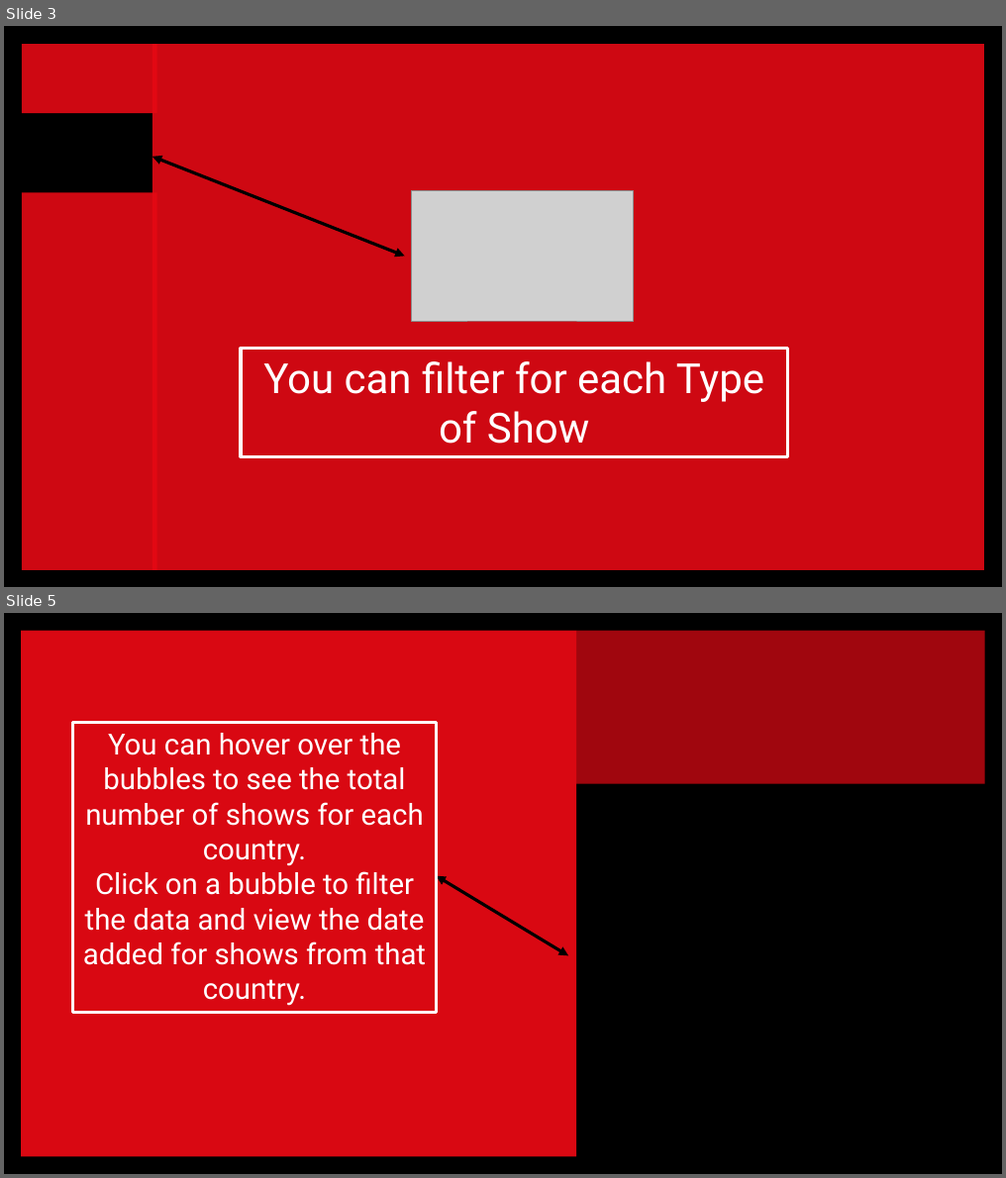
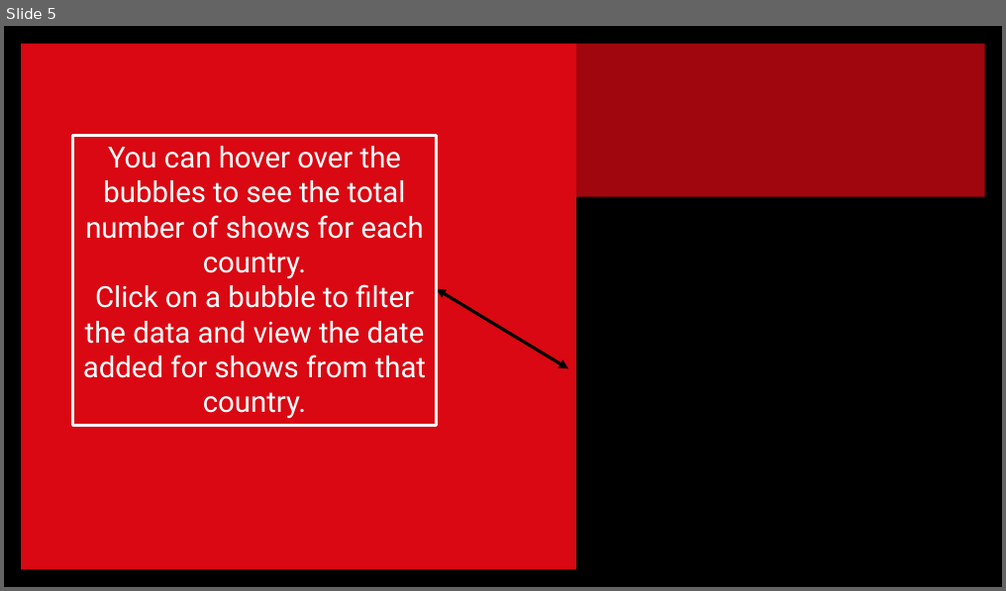
Before and after one commit to adampratama21/data-analytics-projects, a slide deck: netflix-shows/docs/Netflix_Dashboard_Guide.pptx. Shown one above the other, each under a label of ours: slides 3 and 5 before the commit, slide 5 after it; the slides between them are not shown. The pictures are 1006x1178 and 1006x591 pixels, drawn with LibreOffice and Linux fonts; fonts in the diff are those of the drawing; grey boxes stand for pictures; background and template pictures are left out. Boxes give left, top, right and bottom in pixels: in the first picture for what was removed or moved away, otherwise in the second. Text is boxed around its words. In the diff, an @@ line names an element or a change of style, - is before the commit and + after.

Commit message:
fix: dashboard pdf export, ppt file, dashboard overview image error

```diff
--- a/netflix-shows/docs/Netflix_Dashboard_Guide.pptx
+++ b/netflix-shows/docs/Netflix_Dashboard_Guide.pptx
@@ slide 3 removed at bbox=[4, 26, 1002, 587], background picture (left out) @@
@@ rectangle removed at bbox=[22, 44, 157, 113] @@
@@ rectangle removed at bbox=[152, 44, 984, 571] @@
@@ double arrow removed from (152, 157) to (405, 256) @@
@@ rectangle removed at bbox=[22, 193, 157, 570] @@
@@ picture removed at bbox=[411, 190, 633, 321] @@
@@ rectangle removed at bbox=[241, 349, 788, 458] @@
-You can filter for each Type of Show
```
Also in this commit, not shown: 1 slide changed, 1 slide added, 1 other slide removed, 2 other files.
